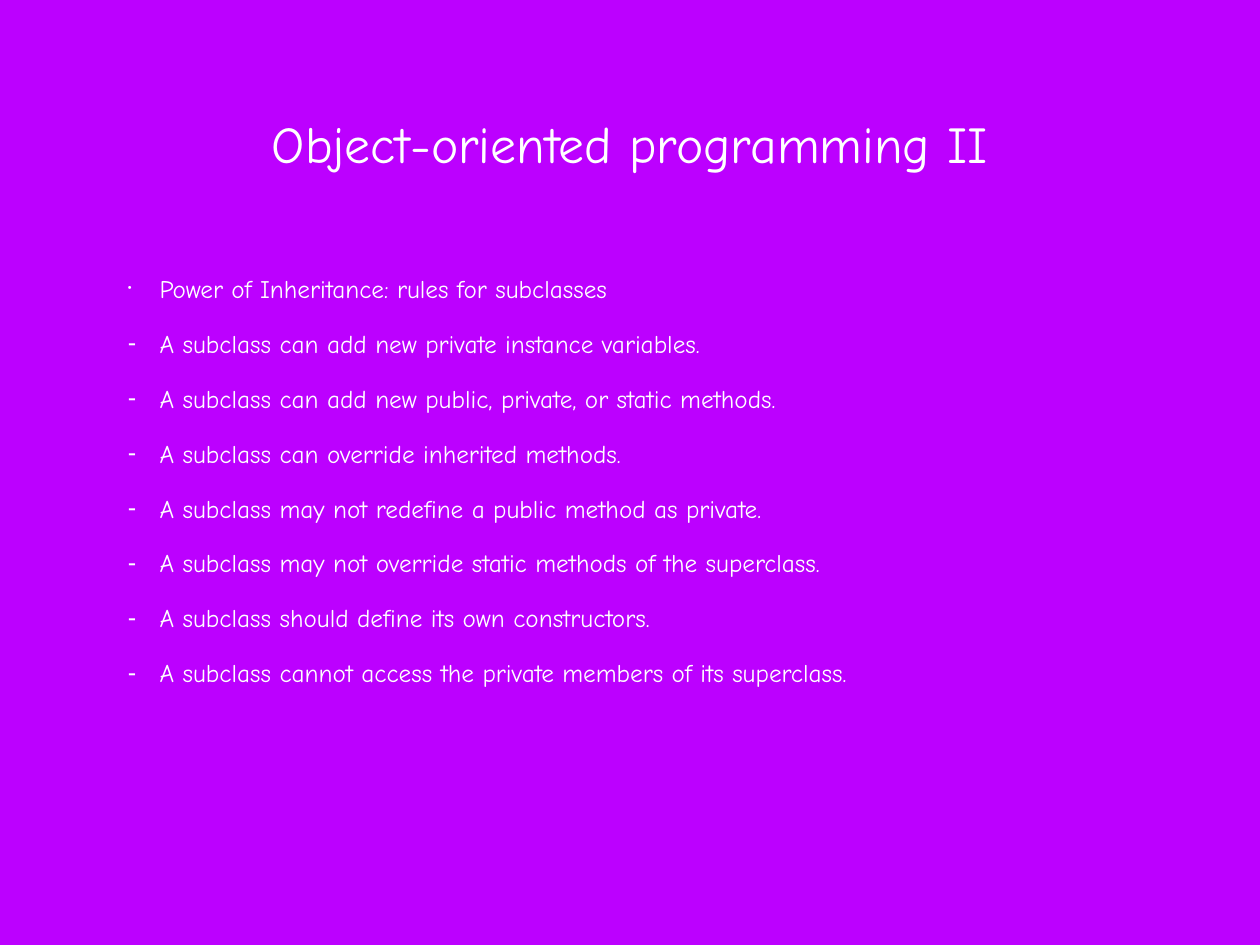
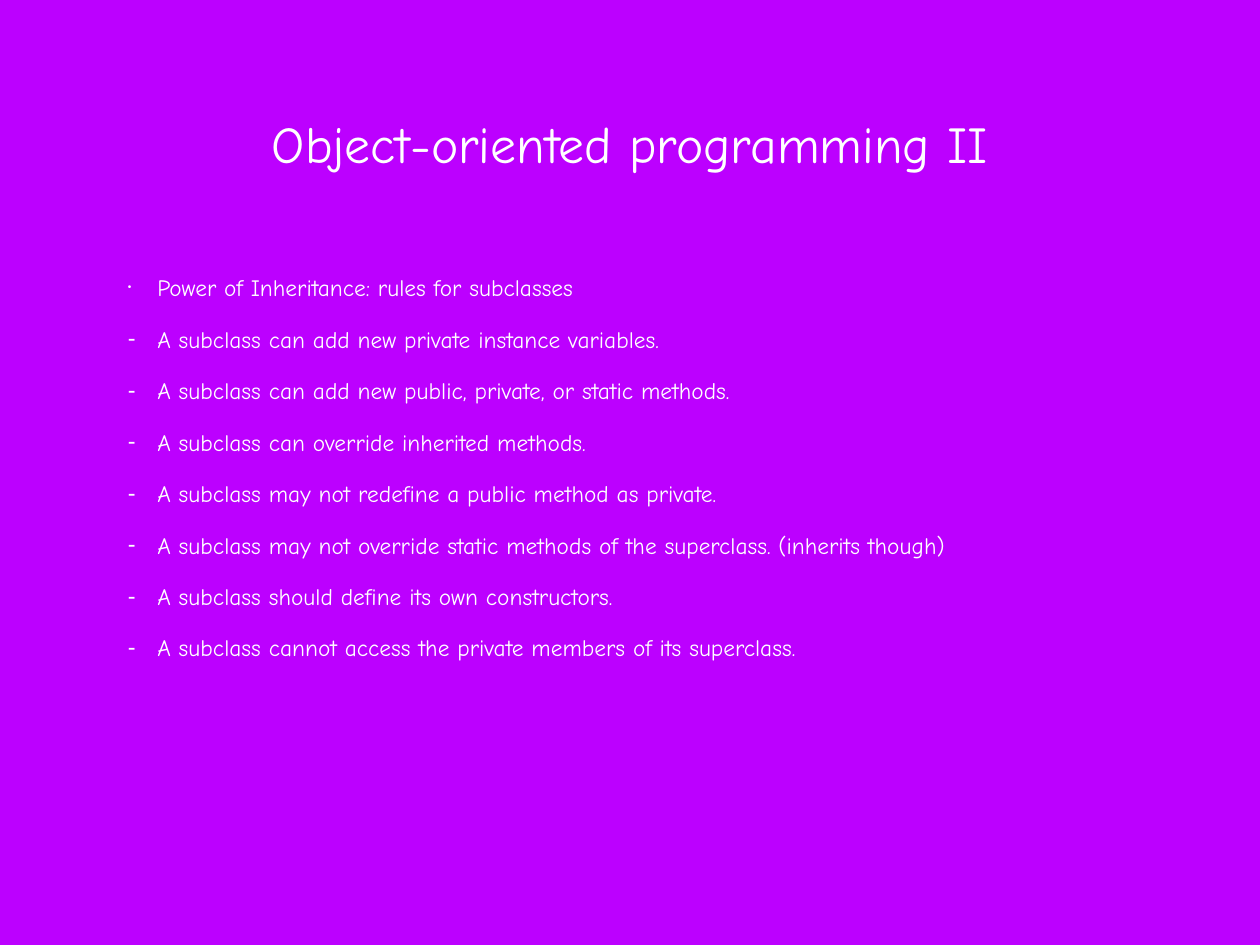
Before and after one commit to difficultcho/AP-A-2018.01.27--, a slide deck: slide 155 of AP计算机A-2018.01.27-张淼.pptx (slide 154 before the commit). Drawn at 1260x945 pixels with LibreOffice and Linux fonts; fonts in the diff are those of the drawing; background and template pictures are left out. Boxes give left, top, right and bottom in pixels: in the first picture for what was removed or moved away, otherwise in the second. Text is boxed around its words. In the diff, an @@ line names an element or a change of style, - is before the commit and + after.

```diff
--- a/AP计算机A-2018.01.27-张淼.pptx
+++ b/AP计算机A-2018.01.27-张淼.pptx
@@ text at [157, 280, 795, 661]: size 20.5 to 19.1 pt in "Power of Inheritance: rules for subclasses", "A subclass can add new private instance ...", "A subclass can add new public, private, ...", "A subclass can override inherited methods." and 3 more places; indent changed; less space between paragraphs @@
@@ text at [157, 535, 945, 559]: text changed; size 20.5 to 19.1 pt @@
-– A subclass may not override static methods of the superclass.
+– A subclass may not override static methods of the superclass. (inherits though)
```
Also in this commit, not shown: 25 other slides changed, 1 slide added.
